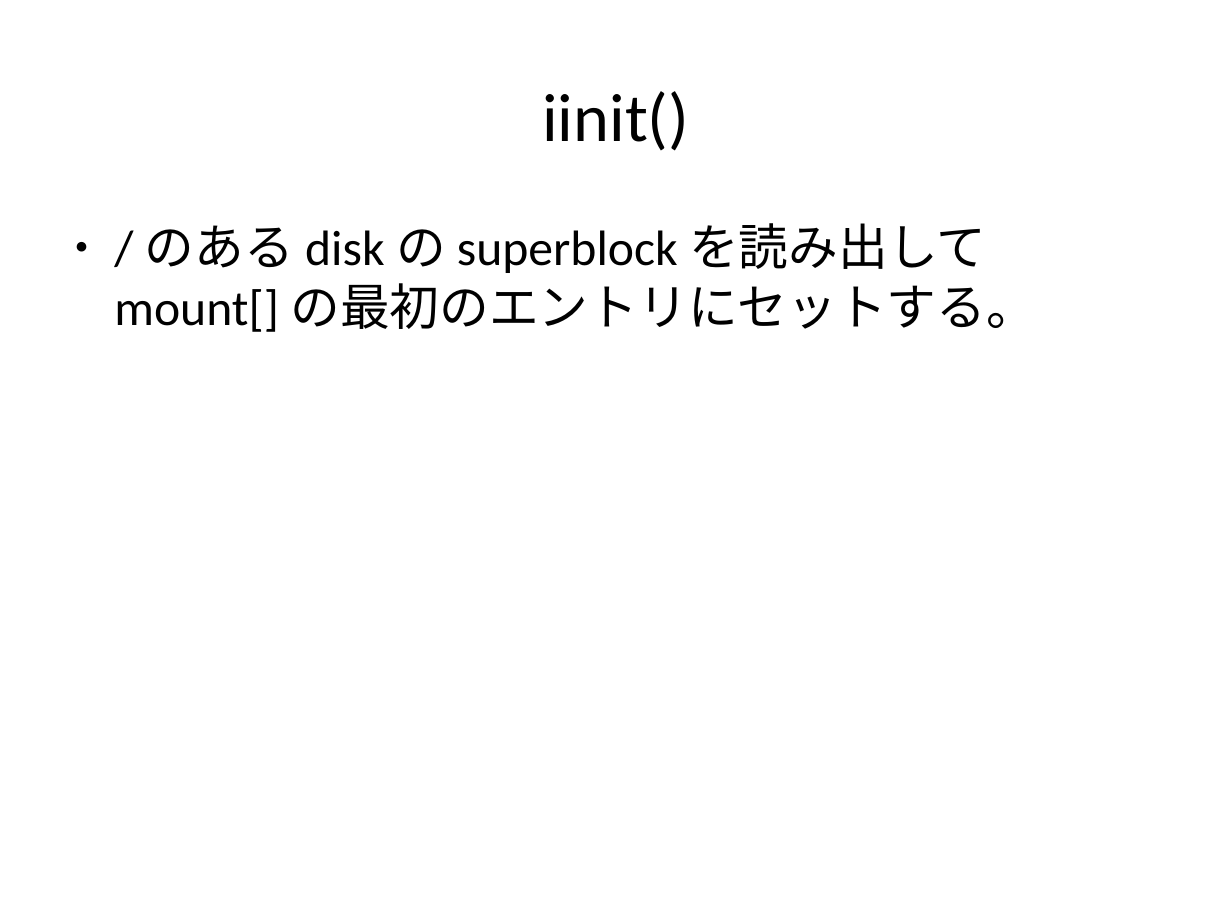
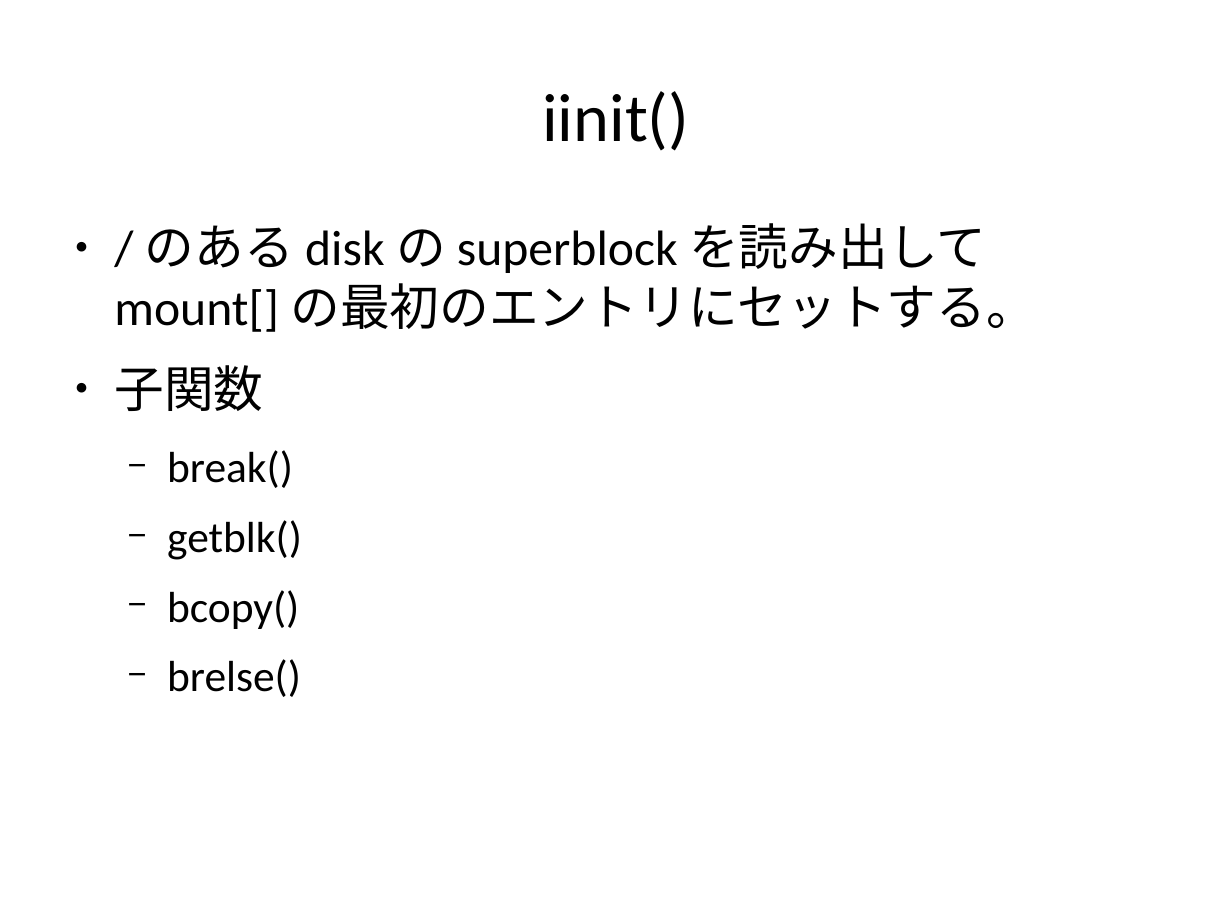
Before and after one commit to andromedroid/ame, a slide deck: slide 32 of doc/unix_v6/inode.odp (slide 25 before the commit). Drawn at 1232x924 pixels with LibreOffice and Linux fonts; fonts in the diff are those of the drawing. Boxes give left, top, right and bottom in pixels: in the first picture for what was removed or moved away, otherwise in the second. Text is boxed around its words. In the diff, an @@ line names an element or a change of style, - is before the commit and + after.

```diff
--- a/doc/unix_v6/inode.odp
+++ b/doc/unix_v6/inode.odp
@@ text at box(114, 365, 302, 697): paragraphs added @@
+● 子関数
+  − break()
+  − getblk()
+  − bcopy()
+  − brelse()
```
Also in this commit, not shown: 9 other slides changed, 8 slides added, 2 slides removed.
